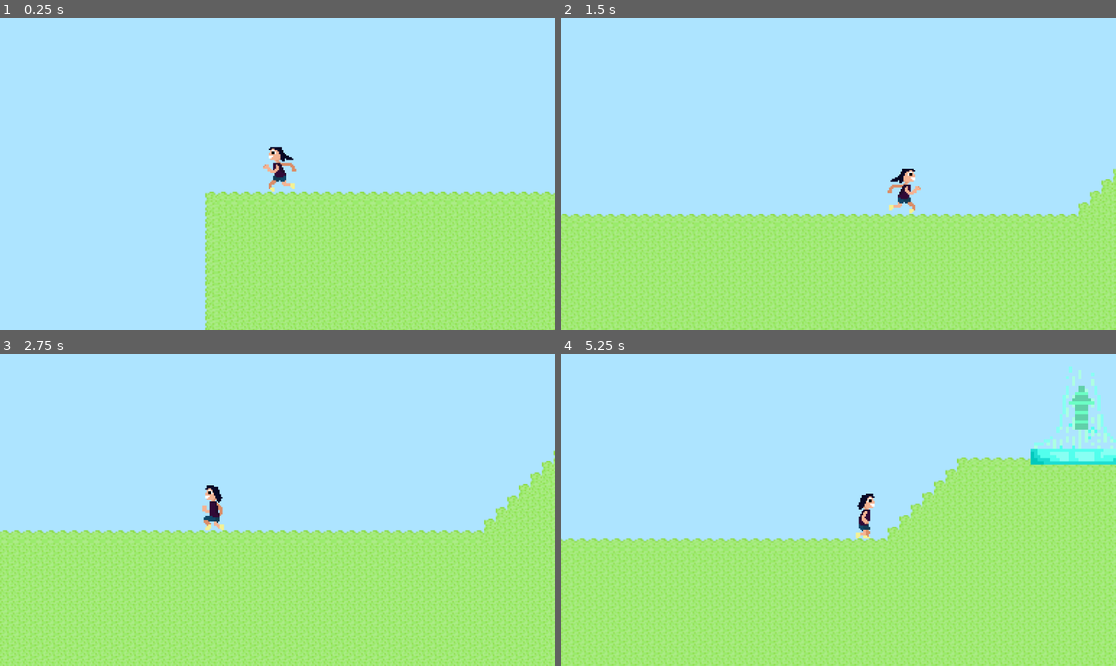
Above: before the commit, frames 1-4 (two rows, left to right).
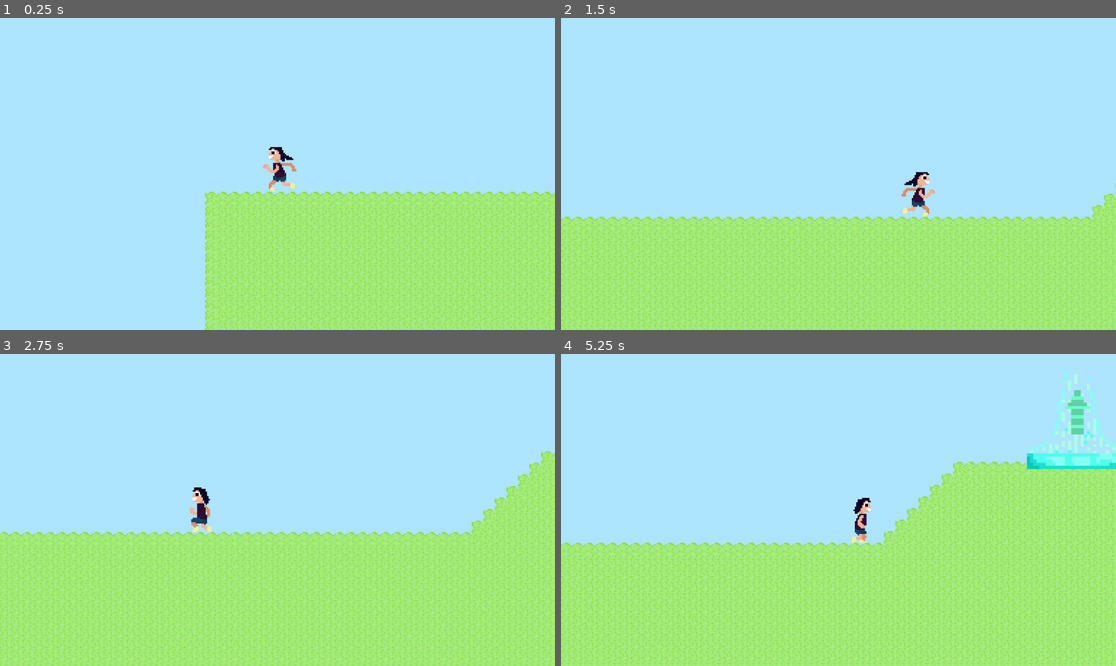
Above: after the commit, the same moments.

Repository: Saisanthosh-Selvakumar/Sai-Nav-DaydreamDFW-2025
Game: Godot game, scene res://DaydreamDFW.tscn
Two runs of this game, one before a commit and one after it. Both use one fixed random seed, a clock stepped at 60 frames per second and the inputs below.
Inputs:
- Up to frame 1 (0.25 s): no input
- Up to frame 2 (1.5 s): hold D (right) from 0.53 s (still down); tap W (jump) at 0.77 s
- Up to frame 3 (2.75 s): tap W (jump) at 1.52 s; release D (right) at 2.03 s; hold A (left) from 2.03 s (still down)
- Up to frame 4 (5.25 s): release A (left) at 2.78 s; hold D (right) 2.78-4.28 s; tap W (jump) at 3.02, 3.77, 4.52 s; hold A (left) 4.28-5.03 s; hold D (right) from 5.03 s (still down)

The runs differ from the first frame. In frame 2, 9.0% of the frame differs, in the area x 0-100%, y 48-100%; in frame 3, 11%; in frame 4, 13%, in the area x 0-100%, y 4-100%.
Error before the commit: Parse Error: Preload file "res://" does not exist. (res://identity_area.gd:4)

Commit message:
Add files via upload

Diff:
--- a/DaydreamDFW.tscn
+++ b/DaydreamDFW.tscn
@@ -13,6 +13,7 @@
 [ext_resource type="Script" uid="uid://dm23aek0stlpf" path="res://identity_area.gd" id="10_jplqf"]
 [ext_resource type="Texture2D" uid="uid://d2hoxna5fbb0i" path="res://hope_sprite.png" id="10_smaoy"]
 [ext_resource type="Script" uid="uid://u8gpdi67hkg2" path="res://hope_area.gd" id="12_l7404"]
+[ext_resource type="Shader" uid="uid://cc803w6407xa3" path="res://DaydreamDFWOur.gdshader" id="14_3w0gf"]
 
 [sub_resource type="RectangleShape2D" id="RectangleShape2D_bunhl"]
 size = Vector2(24, 26.5)
@@ -187,6 +188,12 @@
 
 [sub_resource type="RectangleShape2D" id="RectangleShape2D_smaoy"]
 
+[sub_resource type="ShaderMaterial" id="ShaderMaterial_h8u0l"]
+shader = ExtResource("14_3w0gf")
+shader_parameter/vignette_color = Color(0, 0, 0, 1)
+shader_parameter/intensity = 1.0
+shader_parameter/smoothness = 0.5
+
 [node name="Node" type="Node"]
 
 [node name="Player" type="CharacterBody2D" parent="."]
@@ -202,7 +209,6 @@
 position = Vector2(-6, -9)
 zoom = Vector2(3, 3)
 position_smoothing_enabled = true
-position_smoothing_speed = 6.0
 
 [node name="PlayerSprite" type="AnimatedSprite2D" parent="Player"]
 position = Vector2(-5, -12)
@@ -211,16 +217,16 @@
 
 [node name="TileMapLayer" type="TileMapLayer" parent="."]
 position = Vector2(-511, -357)
-tile_map_data = PackedByteArray("AAA9ADAAAAABAAAAAAA+ADAAAAA …(78928 unchanged characters)… BAAAAAADXAOP/AAABAAEAAADXAOT/AAABAAIAAADdAOL/AAACAAAAAADdAOP/AAACAAEAAADdAOT/AAACAAIAAAA=")
+tile_map_data = PackedByteArray("AAA9ADAAAAABAAAAAAA+ADAAAAA …(78928 unchanged characters)… BAAAAAADXAOP/AAABAAEAAADXAOT/AAABAAIAAADYAOL/AAACAAAAAADYAOP/AAACAAEAAADYAOT/AAACAAIAAADcAOL/AAABAAAAAADcAOP/AAABAAEAAADcAOT/AAABAAIAAADdAOL/AAACAAAAAADdAOP/AAACAAEAAADdAOT/AAACAAIAAAA=")
 tile_set = SubResource("TileSet_bunhl")
 
-[node name="fan" parent="." groups=["changeable_sprites"] instance=ExtResource("6_bunhl")]
+[node name="fan" parent="." instance=ExtResource("6_bunhl")]
 position = Vector2(550, -100)
 
 [node name="Spike" type="Node2D" parent="."]
 script = ExtResource("6_rdpli")
 
-[node name="Sprite2D" type="Sprite2D" parent="Spike" groups=["changeable_sprites"]]
+[node name="Sprite2D" type="Sprite2D" parent="Spike"]
 position = Vector2(903.375, -481.25)
 scale = Vector2(0.032352943, 0.026875008)
 texture = ExtResource("7_rdpli")
@@ -234,7 +240,7 @@
 [node name="Spike2" type="Node2D" parent="."]
 script = ExtResource("6_rdpli")
 
-[node name="Sprite2D" type="Sprite2D" parent="Spike2" groups=["changeable_sprites"]]
+[node name="Sprite2D" type="Sprite2D" parent="Spike2"]
 position = Vector2(1589.9375, 109.125)
 scale = Vector2(0.040546402, 0.03031249)
 texture = ExtResource("7_rdpli")
@@ -254,7 +260,7 @@
 [node name="Spike3" type="Node2D" parent="."]
 script = ExtResource("6_rdpli")
 
-[node name="Sprite2D" type="Sprite2D" parent="Spike3" groups=["changeable_sprites"]]
+[node name="Sprite2D" type="Sprite2D" parent="Spike3"]
 position = Vector2(2899.0002, -758)
 scale = Vector2(0.040546402, 0.03031249)
 texture = ExtResource("7_rdpli")
@@ -279,7 +285,6 @@
 
 [node name="Identity_area" type="Area2D" parent="."]
 script = ExtResource("10_jplqf")
-area_name = null
 
 [node name="identity_collide" type="CollisionShape2D" parent="Identity_area"]
 position = Vector2(1232, -581)
@@ -301,6 +306,17 @@
 position = Vector2(1272.5001, -583.5)
 scale = Vector2(0.080188334, 0.07983195)
 texture = ExtResource("10_smaoy")
+
+[node name="Vignette" type="CanvasLayer" parent="."]
+
+[node name="Vignette" type="ColorRect" parent="Vignette"]
+material = SubResource("ShaderMaterial_h8u0l")
+anchors_preset = 15
+anchor_right = 1.0
+anchor_bottom = 1.0
+grow_horizontal = 2
+grow_vertical = 2
+mouse_filter = 2
 
 [connection signal="body_entered" from="Spike/spike_area" to="Spike" method="_on_spike_area_body_entered"]
 [connection signal="body_entered" from="Spike/spike_area" to="Spike" method="_on_body_entered"]
@@ -312,5 +328,5 @@
 [connection signal="body_exited" from="Joy_area" to="Joy_area" method="_on_body_exited"]
 [connection signal="body_entered" from="Identity_area" to="Identity_area" method="_on_body_entered"]
 [connection signal="body_exited" from="Identity_area" to="Identity_area" method="_on_body_exited"]
-[connection signal="body_entered" from="Hope_area" to="Hope_area" method="_on_body_entered"]
-[connection signal="body_exited" from="Hope_area" to="Hope_area" method="_on_body_exited"]
+[connection signal="body_entered" from="Hope_area" to="Player" method="_on_hope_area_body_entered"]
+[connection signal="body_exited" from="Hope_area" to="Player" method="_on_hope_area_body_exited"]
--- /dev/null
+++ b/DaydreamDFWOur.gdshader
@@ -0,0 +1,13 @@
+shader_type canvas_item;
+
+uniform vec4 vignette_color : source_color = vec4(0.0, 0.0, 0.0, 1.0);
+uniform float intensity : hint_range(0.0, 2.0) = 1.0;
+uniform float smoothness : hint_range(0.0, 1.0) = 0.5;
+
+void fragment() {
+    // SCREEN_UV goes from (0,0) in bottom-left to (1,1) top-right
+    vec2 uv = SCREEN_UV * 2.0 - 1.0; // center to (0,0)
+    float dist = length(uv);
+    float vignette = smoothstep(0.7 - smoothness, 0.7, dist);
+    COLOR = mix(vec4(0.1), vignette_color, vignette * intensity);
+}
--- a/fan.tscn
+++ b/fan.tscn
@@ -1,8 +1,7 @@
-[gd_scene load_steps=13 format=3 uid="uid://bqs8tvmbeivkr"]
+[gd_scene load_steps=9 format=3 uid="uid://bqs8tvmbeivkr"]
 
 [ext_resource type="Script" uid="uid://nuo60rdq3ixm" path="res://propeller.gd" id="1_7l2ec"]
 [ext_resource type="Texture2D" uid="uid://bvci5x1de4p8n" path="res://GeyserFan.png" id="2_7l2ec"]
-[ext_resource type="Texture2D" uid="uid://6holrt41b0y4" path="res://staticAni.png" id="3_3ml7w"]
 
 [sub_resource type="RectangleShape2D" id="RectangleShape2D_7l2ec"]
 size = Vector2(69, 214.625)
@@ -22,18 +21,6 @@
 atlas = ExtResource("2_7l2ec")
 region = Rect2(0, 64, 32, 32)
 
-[sub_resource type="AtlasTexture" id="AtlasTexture_v5n3l"]
-atlas = ExtResource("3_3ml7w")
-region = Rect2(0, 0, 8, 8)
-
-[sub_resource type="AtlasTexture" id="AtlasTexture_0ofwq"]
-atlas = ExtResource("3_3ml7w")
-region = Rect2(0, 8, 8, 8)
-
-[sub_resource type="AtlasTexture" id="AtlasTexture_wtkv6"]
-atlas = ExtResource("3_3ml7w")
-region = Rect2(0, 16, 8, 8)
-
 [sub_resource type="SpriteFrames" id="SpriteFrames_v5n3l"]
 animations = [{
 "frames": [{
@@ -47,21 +34,7 @@
 "texture": SubResource("AtlasTexture_qoasc")
 }],
 "loop": true,
-"name": &"geyser",
-"speed": 5.0
-}, {
-"frames": [{
-"duration": 1.0,
-"texture": SubResource("AtlasTexture_v5n3l")
-}, {
-"duration": 1.0,
-"texture": SubResource("AtlasTexture_0ofwq")
-}, {
-"duration": 1.0,
-"texture": SubResource("AtlasTexture_wtkv6")
-}],
-"loop": true,
-"name": &"static",
+"name": &"default",
 "speed": 5.0
 }]
 
@@ -81,12 +54,12 @@
 position = Vector2(0, 70)
 shape = SubResource("RectangleShape2D_3ml7w")
 
-[node name="AnimatedSprite2D" type="AnimatedSprite2D" parent="StaticBody2D" groups=["changeable_sprites"]]
+[node name="AnimatedSprite2D" type="AnimatedSprite2D" parent="StaticBody2D"]
 texture_filter = 1
 position = Vector2(1, 41)
 scale = Vector2(2.1875, 2.1875)
 sprite_frames = SubResource("SpriteFrames_v5n3l")
-animation = &"static"
-autoplay = "geyser"
+autoplay = "default"
+frame_progress = 0.24476136
 
 [connection signal="body_entered" from="fan_area" to="." method="_on_fan_area_body_entered"]
--- a/hope_area.gd
+++ b/hope_area.gd
@@ -1,8 +1,11 @@
 extends Area2D
 
-signal player_near(area_name)
+#signal player_near(area_name)
 
-
+#@export var limit_left: int
+#@export var limit_right: int
+#@export var limit_top: int
+#@export var limit_bottom: int
 
 @export var area_name = "hope"  # Change to "identity" or "joy" in each area
 
@@ -11,5 +14,9 @@
 
 		if body.name == "Player":
 			if body.selection == "none" or body.selection == "hope":
-
+				#var camera = body.get_node("Camera2D")
+				#camera.limit_left = limit_left
+				#camera.limit_right = limit_right
+				#camera.limit_top = limit_top
+				#camera.limit_bottom = limit_bottom
 				body.selection = "hope"
--- a/identity_area.gd
+++ b/identity_area.gd
@@ -1,12 +1,21 @@
 extends Area2D
 
 signal player_near(area_name)
-const KEY_TEXTURE = preload("res://")
-#MENTION ANIMATED IMAGE HERE
+
 @export var area_name = "identity"  # Change to "identity" or "joy" in each area
+@export var limit_left: int
+@export var limit_right: int
+@export var limit_top: int
+@export var limit_bottom: int
+func _on_body_entered(body):
 
-func _on_body_entered(body):
-	if body.name == "Player":
-		for sprite in get_tree().get_nodes_in_group("changeable_sprites"):
-			if sprite is Sprite2D:
-				sprite.texture = KEY_TEXTURE
+		if body.name == "Player":
+
+			if body.selection == "none" or body.selection == "identity":
+				var camera = body.get_node("Camera2D")
+				camera.limit_left = limit_left - 100
+				camera.limit_right = limit_right - 100
+				camera.limit_top = limit_top - 100
+				camera.limit_bottom = limit_bottom - 100
+				body.selection = "identity"
+				print(body.selection)
--- a/player.gd
+++ b/player.gd
@@ -5,6 +5,12 @@
 @export var jump_delay = 0.0
 var jumping = false
 @export var selection = "none"
+@onready var vignette = get_node("../Vignette/Vignette")
+
+func _ready() -> void:
+	# start hidden
+	vignette.visible = false
+	vignette.modulate.a = 0.0
 
 func apply_jet_force(force: Vector2) -> void:
 	print("Jet force applied")
@@ -20,11 +26,6 @@
 		jumping = true
 		jump_with_delay()
 
-
-
-
-
-
 	# Get the input direction and handle the movement/deceleration.
 	# As good practice, you should replace UI actions with custom gameplay actions.
 	var direction := Input.get_axis("left", "right")
@@ -34,8 +35,6 @@
 		velocity.x = move_toward(velocity.x, 0, SPEED)
 
 	move_and_slide()
-
-
 
 func jump_with_delay() -> void:
 	await get_tree().create_timer(jump_delay).timeout
@@ -59,3 +58,11 @@
 		_animated_sprite.speed_scale = walk_speed_scale
 	else:
 		_animated_sprite.stop()
+
+func _on_hope_area_body_entered(body: Node) -> void:
+	# ensure it's the player (body will be the entering body)
+	if body == self:
+		vignette.visible = true
+		vignette.modulate.a = 0.0
+		# fade in (0.4s)
+		create_tween().tween_property(vignette, "modulate:a", 1.0, 0.4)
--- a/project.godot
+++ b/project.godot
@@ -14,10 +14,6 @@
 run/main_scene="uid://ni46rwn4bvs1"
 config/features=PackedStringArray("4.5", "Mobile")
 config/icon="res://icon.svg"
-
-[global_group]
-
-changeable_sprites=""
 
 [input]
 
Not shown: 1 places in DaydreamDFW.tscn that only renumber resources
Not shown, added: DaydreamDFWOur.gdshader.uid
